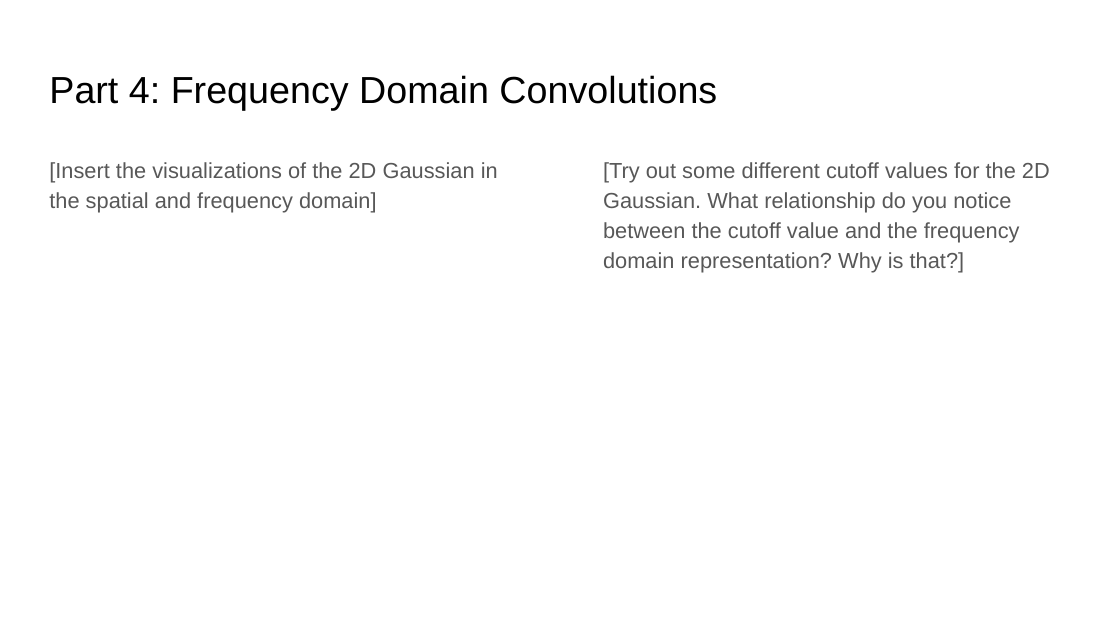
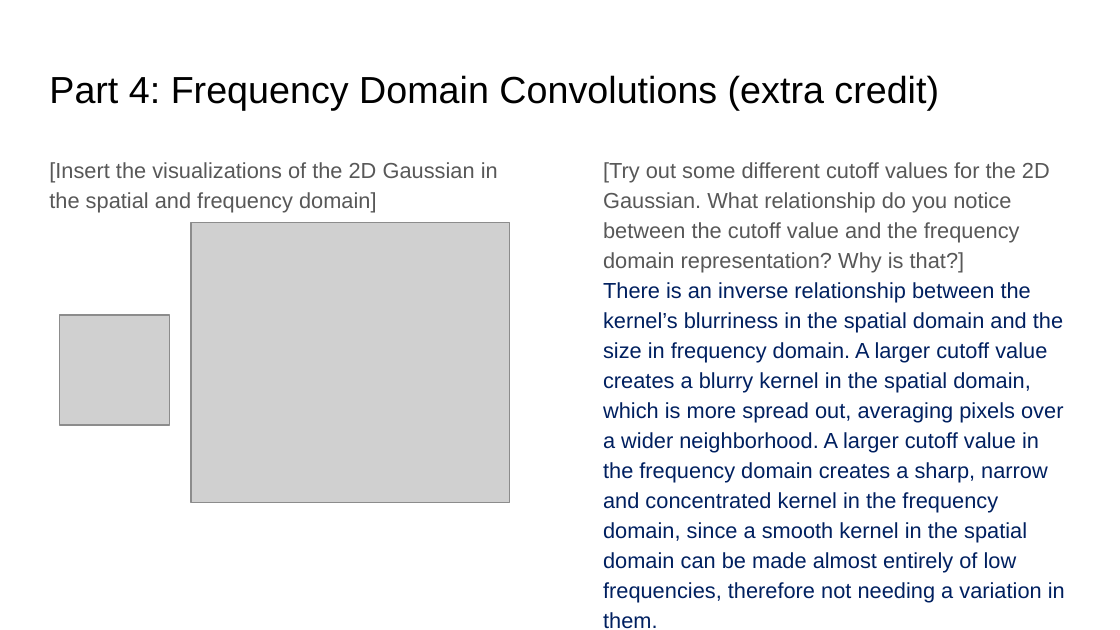
Before and after one commit to aashutoshav/Computer-Vision-Project-1, a slide deck: slide 16 of docs/report.pptx. Drawn at 1120x630 pixels with LibreOffice and Linux fonts; fonts in the diff are those of the drawing; grey boxes stand for pictures. Boxes give left, top, right and bottom in pixels: in the first picture for what was removed or moved away, otherwise in the second. Text is boxed around its words. In the diff, an @@ line names an element or a change of style, - is before the commit and + after.

```diff
--- a/docs/report.pptx
+++ b/docs/report.pptx
@@ title at (x1=49, y1=75, x2=939, y2=110): text changed @@
-Part 4: Frequency Domain Convolutions
+Part 4: Frequency Domain Convolutions (extra credit)
@@ picture added at (x1=192, y1=223, x2=511, y2=503) @@
@@ text at (x1=603, y1=282, x2=1063, y2=573): paragraph added @@
+There is an inverse relationship between the kernel’s blurriness in the spatial domain and the size in frequency domain. A larger cutoff value creates a blurry kernel in the spatial domain, which is more spread out, averaging pixels over a wider neighborhood. A larger cutoff value in the frequency domain creates a sharp, narrow and concentrated kernel in the frequency domain, since a smooth kernel in the spatial domain can be made almost entirely of low frequencies, therefore not needing a variation in them.
@@ picture added at (x1=59, y1=315, x2=169, y2=424) @@
```
Also in this commit, not shown: 17 other slides changed, 2 slides added, 2 slides removed, 22 other files.
